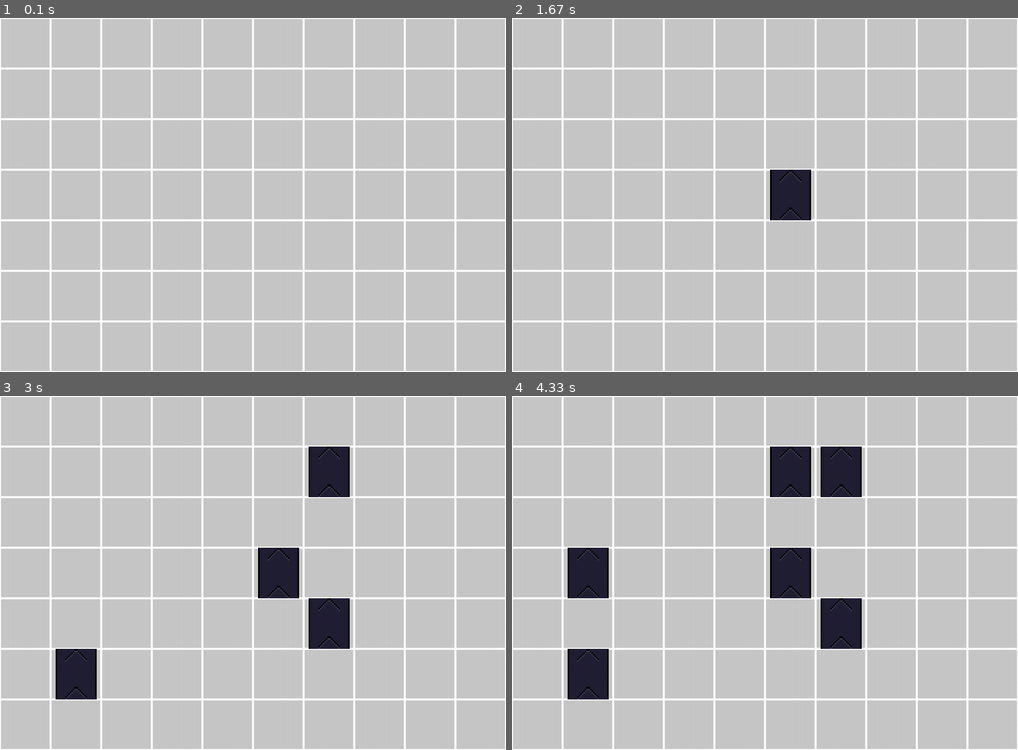
Above: before the commit, frames 1-4 (two rows, left to right).
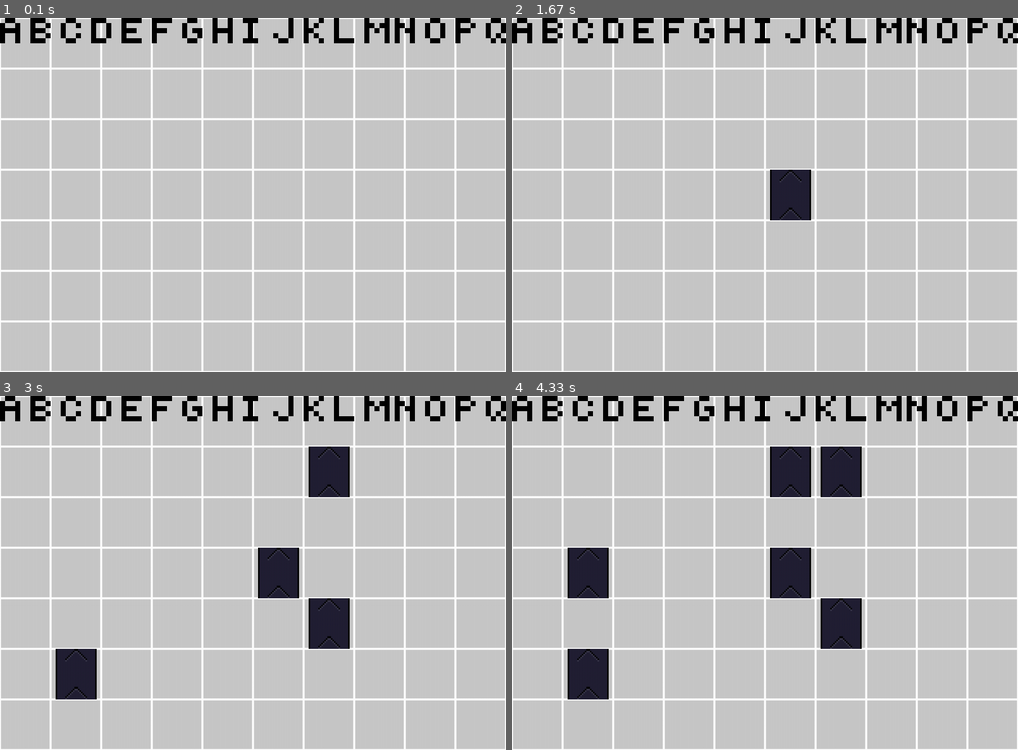
Above: after the commit, the same moments.

Repository: The1stBurb/Factory-GAME
Game: pygame game, started from main.py
The game is run twice, just before and just after one commit, with the same random seed, the same clock (stepped at 60 frames per second) and the same inputs.
Inputs (mouse positions are in pixels of both pictures, inside the frame that each line leads up to):
- Up to frame 1 (0.1 s): no input
- Up to frame 2 (1.67 s): click (765, 219) at 0.88 s
- Up to frame 3 (3 s): click (96, 654) at 1.72 s; hold Right 2-2.63 s; click (328, 449) at 2.08 s; hold Right from 2.67 s (still down); click (313, 604) at 2.75 s
- Up to frame 4 (4.33 s): release Right at 3.13 s; hold Right 3.17-3.63 s; click (775, 452) at 3.25 s; hold Right 3.67-4.3 s; click (582, 562) at 3.75 s

The runs differ from the first frame. In frame 1, 2.6% of the frame differs, in the area x 0-100%, y 0-8%; in frame 2, 2.6%; in frame 3, 2.6%; in frame 4, 2.6%.

Commit message:
cool text, will be colourab;le *soon*

Diff:
--- a/main.py
+++ b/main.py
@@ -37,6 +37,26 @@
             pygame.mixer.music.play()
             print(self.ambient[self.ambOn])
 sfx=SFXRunner()
+class Text:
+    def __init__(self,sz):
+        self.ltr={}
+        self.sz=sz
+        ltrs=pb.imgGit("txtFiles\\text1.png",63,64)
+        for x,i in enumerate("abcdefghijklmnopqrstuvwxyz`1234567890[]\\;',./~!@#$%^&*()_+{}|:\"<>? -="):
+            # print(((x%9),(x//9)),i)
+            self.ltr[i]=ltrs.subsurface(((x%9)*7,(x//9)*8,6,7))#((x%9)*(sz*7),(x-(x//9))*(sz*8),6*sz,7*sz))
+    def print(self,msgs,x,y,sz=0,shadow=False):
+        msgs=msgs.split("\n")
+        # print(msgs)
+        sz=self.sz if sz==0 else sz
+        for yps,msg in enumerate(msgs):
+            for xps,i in enumerate(msg):
+                if shadow==True:
+                    # pb.image(screen,pb.resize(self.ltr[i.lower()],sz*6,sz*7),x+xps*6*sz,y-1*sz+yps*6*sz)
+                    pb.image(screen,pb.resize(self.ltr[i.lower()],sz*6,sz*7),x-1*sz+xps*6*sz,y-1*sz+yps*6*sz)
+                else:
+                    pb.image(screen,pb.resize(self.ltr[i.lower()],sz*6,sz*7),x-1*sz+xps*6*sz,y-1*sz+yps*6*sz)
+text=Text(10)
 class item:
     def __init__(self,location,name,price,idd):
         self.img=pb.imgGit(location,20,20)
@@ -233,5 +253,6 @@
             if j!=0:
                 pb.image(screen,j.image,j.x*sz+grd[0],j.y*sz+grd[1])
             # pb.image(screen,imgs[j],x*sz+grd[0],y*sz+grd[1])
+    text.print("ABCDEFghijklmnopqrstuvwxyz`1234567890-=[]\\;',./~!@#$%^&*()_+{}|:\"<>? ",0,0,shadow=True)
     pygame.display.flip()
     sfx.runAmb()
Binary file added: txtFiles/text1.png
